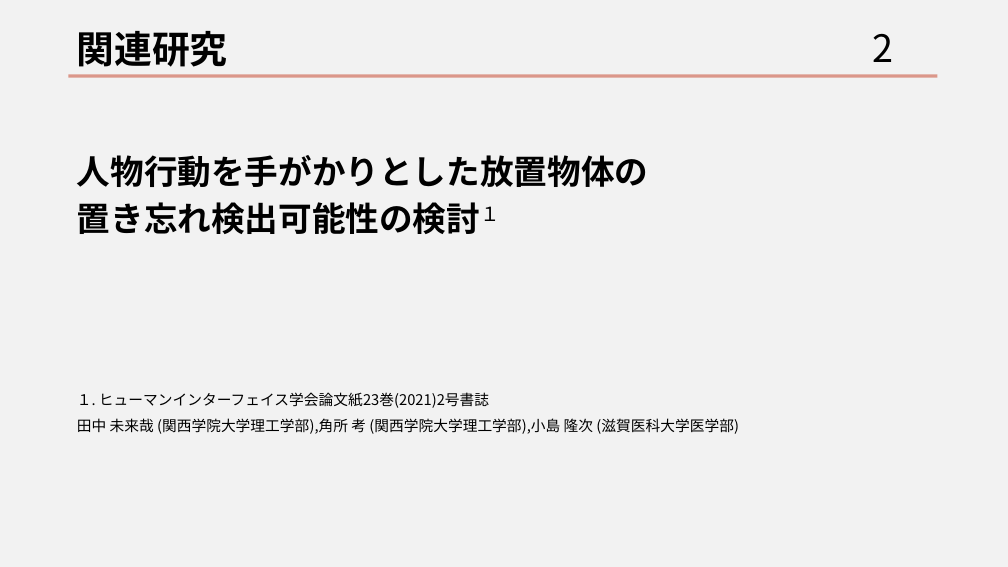
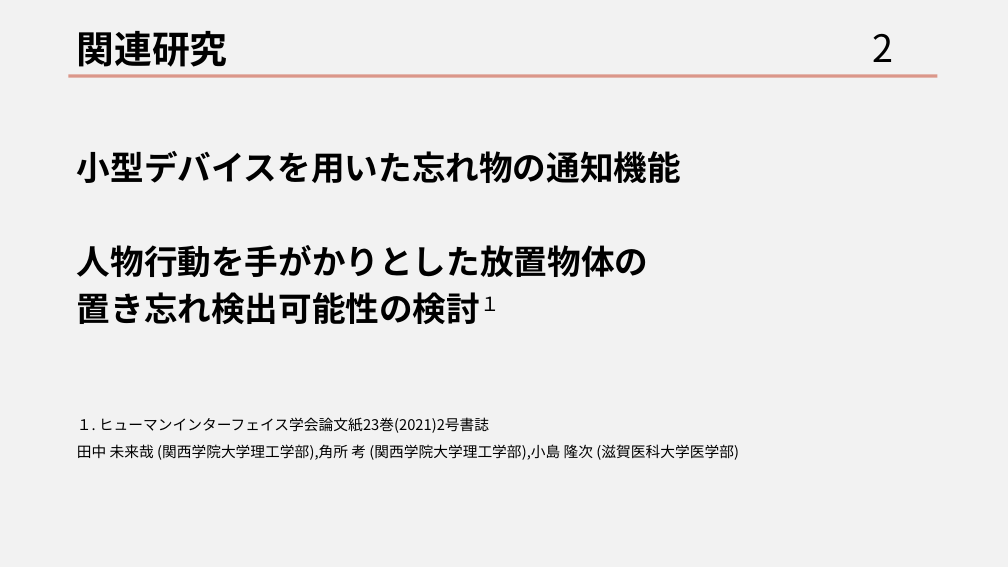
Before and after one commit to tarte-351123/Mr.misplaced, a slide deck: slide 3 of 発表資料.pptx. Drawn at 1008x567 pixels with LibreOffice and Linux fonts; fonts in the diff are those of the drawing. Boxes give left, top, right and bottom in pixels: in the first picture for what was removed or moved away, otherwise in the second. Text is boxed around its words. In the diff, an @@ line names an element or a change of style, - is before the commit and + after.

```diff
--- a/発表資料.pptx
+++ b/発表資料.pptx
@@ text at (77,151,681,183): paragraph added @@
+小型デバイスを用いた忘れ物の通知機能
```
Also in this commit, not shown: 1 other slide changed, 2 slides added, 1 other file.
